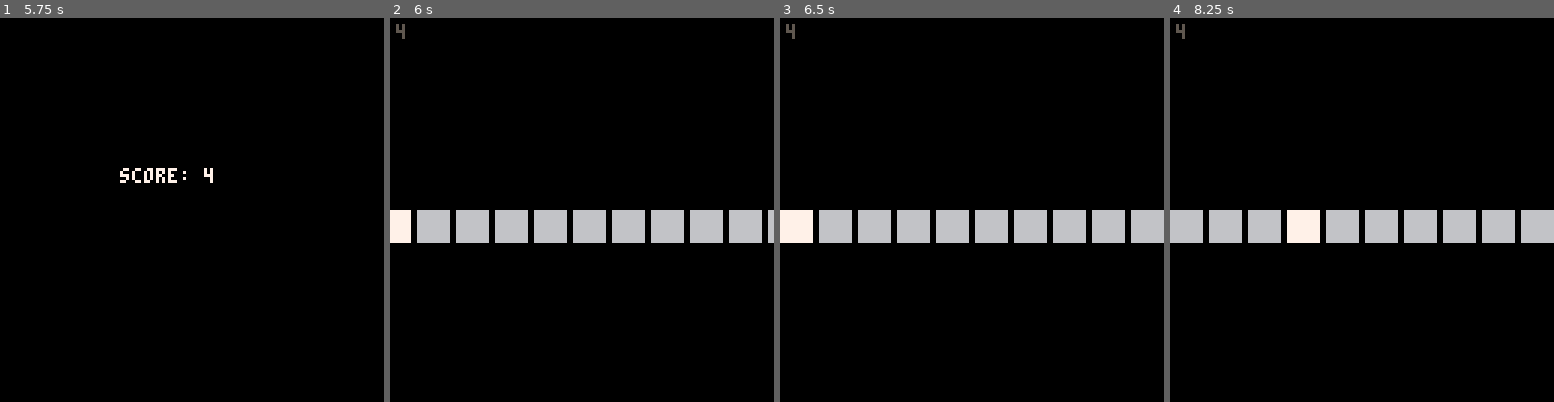
Above: before the commit, frames 1-4 (left to right).
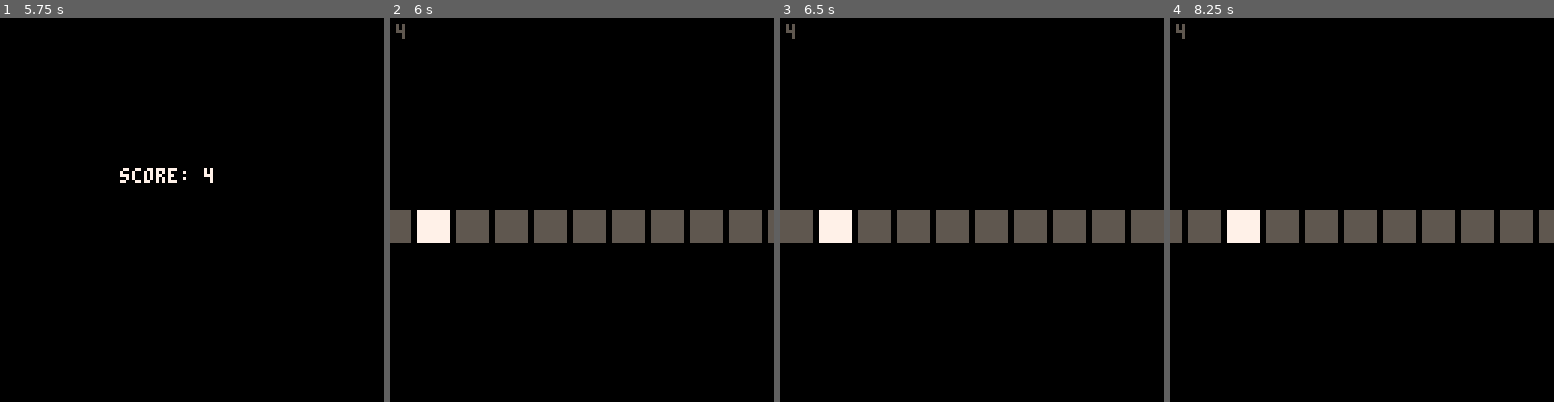
Above: after the commit, the same moments.

Repository: abemassry/dimensional-jump
Game: PICO-8 cartridge dimensional-jump.p8
The game is run twice, just before and just after one commit, with the same random seed, the same clock (stepped at 60 frames per second) and the same inputs.
Inputs:
- Up to frame 1 (5.75 s): tap X (X key) at 0.33, 1.07, 1.85, 2.97, 4.08, 5.2 s; tap O (Z key) at 0.7, 1.7, 2.1, 2.5, 2.9, 3.3, 3.7, 4.1, 4.5, 4.9, 5.3, 5.7 s; hold Right 1.6-2.1 s; hold Up 2.15-2.42 s; hold Right 2.47-3.03 s; hold Left 3.08-3.58 s; hold Down 3.63-3.97 s; hold Right 4.02-4.68 s; hold Up 4.73-5.03 s; hold Left 5.08-5.68 s; hold Down from 5.73 s (still down)
- Up to frame 2 (6 s): keep holding Down
- Up to frame 3 (6.5 s): release Down at 6.03 s; hold Right from 6.08 s (still down); tap O (Z key) at 6.1 s; tap X (X key) at 6.32 s
- Up to frame 4 (8.25 s): tap O (Z key) every 0.4 s from 6.5 to 8.1 s; release Right at 6.58 s; hold Right 6.63-7.13 s; hold Up 7.18-7.45 s; tap X (X key) at 7.43 s; hold Right 7.5-8.07 s; hold Left from 8.12 s (still down)

Frame 1 is identical in both runs. In frame 2, 7.3% of the frame differs, in the area x 0-100%, y 50-59%; in frame 3, 7.4%; in frame 4, 8.6%.

Commit message:
got right motion working for 1d level

Diff:
--- a/dimensional-jump.p8
+++ b/dimensional-jump.p8
@@ -135,23 +135,19 @@
 		left_released = false,
 		right_released = false,
 		start_pos = 0,
+		end_pos = 32,
+		player_pos = 1,
 		c_override = 0,
 		allow_timer = 0,
 		t=0,
 		update=function(self)
 			-- handle button press
-			-- need left and right buttons
-			self.left_released = handle_button_release(0)
 			self.right_released = handle_button_release(1)
-			if (self.left_released) then
-				-- draw left
+			if (self.right_released) then
 				self.c_override -= 1
-				-- self.start_pos+=1
-				self.allow_timer = true
-			end
-			if (self.right_released) then
-				self.c_override += 1
-				-- self.start_pos-=1
+				self.start_pos-=1
+				self.end_pos-=1
+				self.player_pos+=1
 				self.allow_timer = true
 			end
 			if self.allow_timer then
@@ -166,11 +162,13 @@
 			-- draw items in here
 			-- initial 1d grid
 			local space=0
-			for i=self.start_pos,64,1 do
-				c = 6
-				if(i == self.c_override) c = 7
+			local count=0
+			for i=self.start_pos,self.end_pos,1 do
+				c = 5
+				if(count == self.player_pos) c = 7
 				rectfill(space+(i*10)+i-self.t, 64, space+10+(i*10)+i-self.t, 74, c)
 				space = space + 2
+				count+=1
 			end
 		end
 	}
